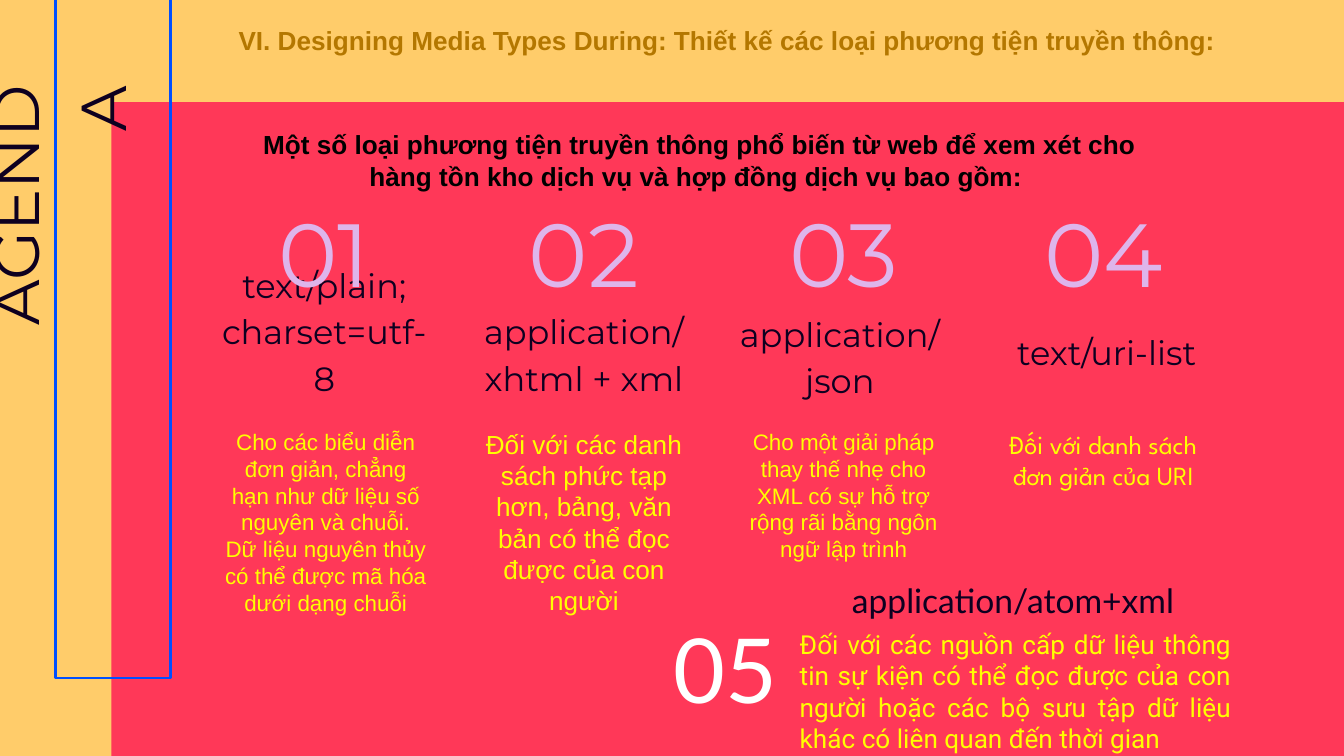
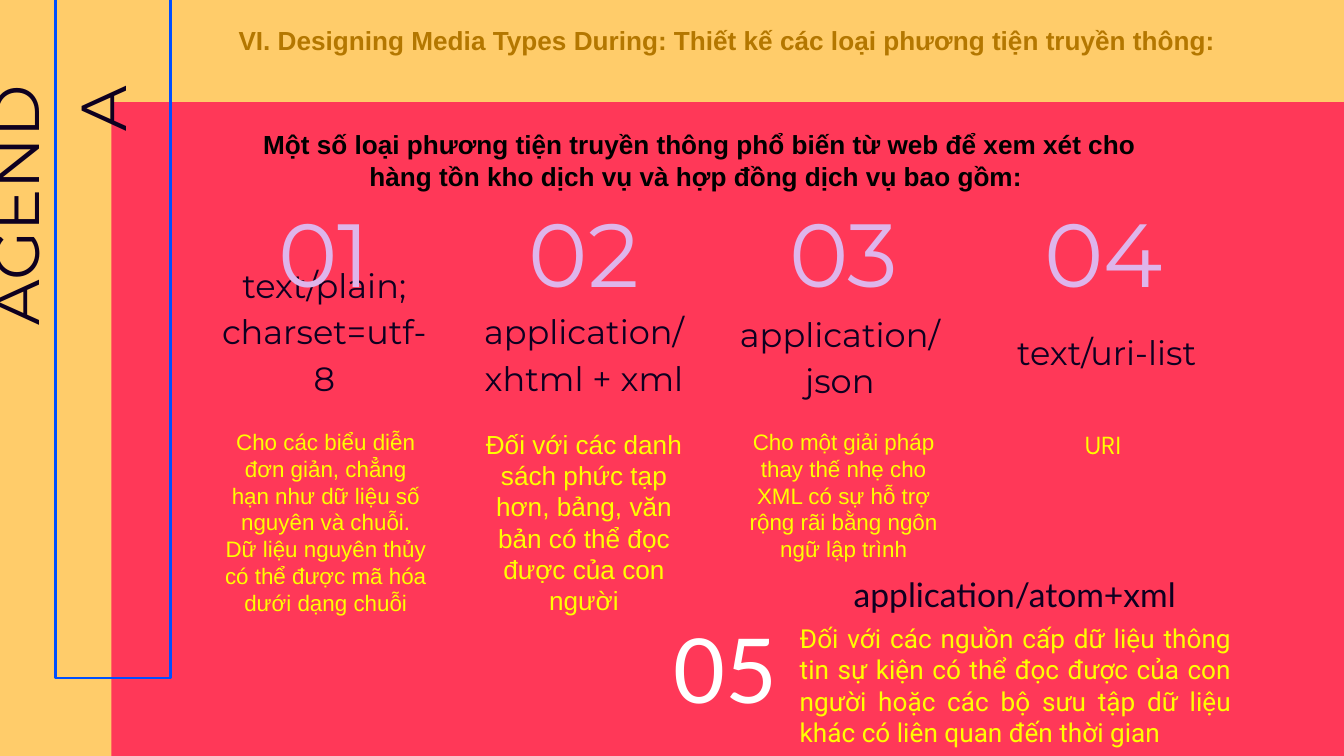
Before and after one commit to thinhotwp1/N1_14, a slide deck: slide 34 of 9.pptx. Drawn at 1344x756 pixels with LibreOffice and Linux fonts; fonts in the diff are those of the drawing. Boxes give left, top, right and bottom in pixels: in the first picture for what was removed or moved away, otherwise in the second. Text is boxed around its words. In the diff, an @@ line names an element or a change of style, - is before the commit and + after.

```diff
--- a/9.pptx
+++ b/9.pptx
@@ subtitle at <box>1085,436,1122,455</box>: text changed @@
-Đối với danh sách đơn giản của URI
+URI
@@ text "application/atom+xml": place and size @@
-text "application/atom+xml" at <box>852,588,1174,619</box>
+text "application/atom+xml" at <box>854,582,1176,613</box>
@@ text "Đối với các nguồn cấp ...": place and size @@
-text "Đối với các nguồn cấp ..." at <box>800,632,1231,754</box>
+text "Đối với các nguồn cấp ..." at <box>800,626,1231,748</box>
```
Also in this commit, not shown: 17 other slides changed, 1 slide removed.
